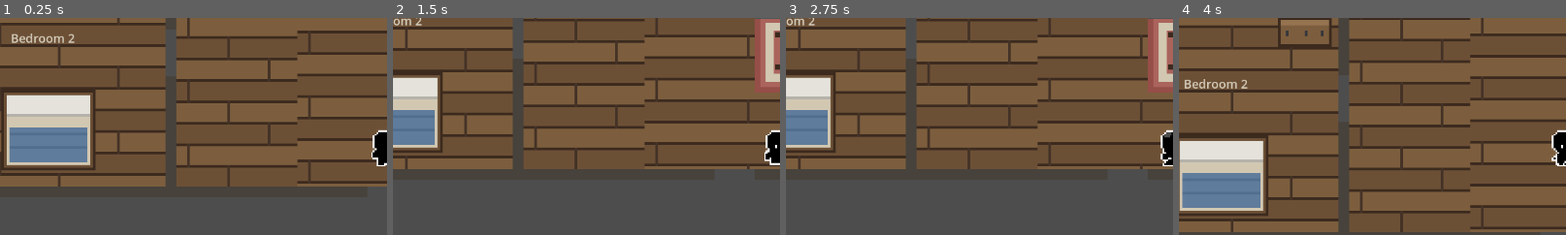
Above: before the commit, frames 1-4 (left to right).
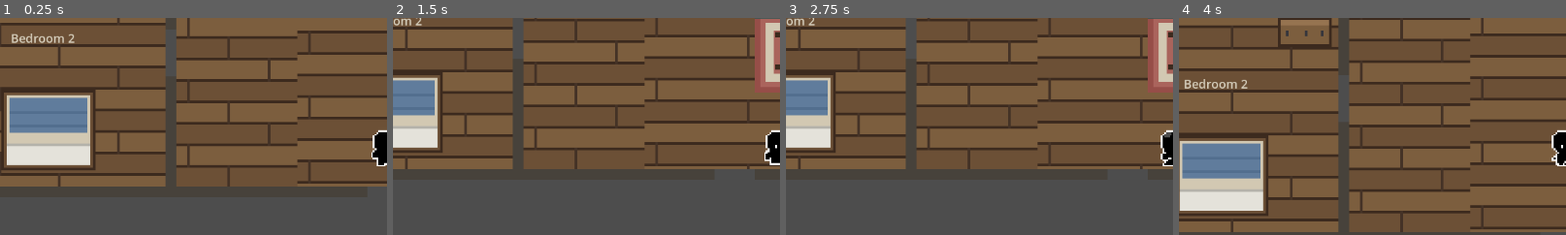
Above: after the commit, the same moments.

Repository: stefdeg145/Ubisoft_gamejam
Game: Godot game, scene res://scenes/house.tscn
Two runs of this game, one before a commit and one after it. Both use one fixed random seed, a clock stepped at 60 frames per second and the inputs below.
Inputs:
- Up to frame 1 (0.25 s): no input
- Up to frame 2 (1.5 s): tap Enter (ui_accept) at 0.5, 0.77 s; hold Right (Right) 0.53-1.28 s; hold Down (Down) from 1.28 s (still down)
- Up to frame 3 (2.75 s): tap Enter (ui_accept) at 1.52 s; release Down (Down) at 2.03 s; hold Right (Right) from 2.03 s (still down)
- Up to frame 4 (4 s): release Right (Right) at 2.78 s; hold Up (Up) 2.78-3.53 s; tap Enter (ui_accept) at 3.02, 3.77 s; hold Left (Left) from 3.53 s (still down)
The pictures show only the part of the screen within x 0-50%, y 20-69%; the shares and areas given below are measured in that part.

The runs differ from the first frame. In frame 1, 6.3% of the frame differs, in the area x 1-24%, y 35-68%; in frame 2, 3.4%; in frame 3, 3.4%; in frame 4, 6.3%, in the area x 0-22%, y 56-89%.

Commit message:
Rotated bed 2 to have pillow facing the wall

Diff:
--- a/scenes/house.tscn
+++ b/scenes/house.tscn
@@ -99,7 +99,8 @@
 centered = false
 
 [node name="Bed2" type="Sprite2D" parent="Furniture" unique_id=1984352738]
-position = Vector2(96, 560)
+position = Vector2(236, 680)
+rotation = 3.1415927
 scale = Vector2(4, 4)
 texture = ExtResource("11_m31jp")
 centered = false
